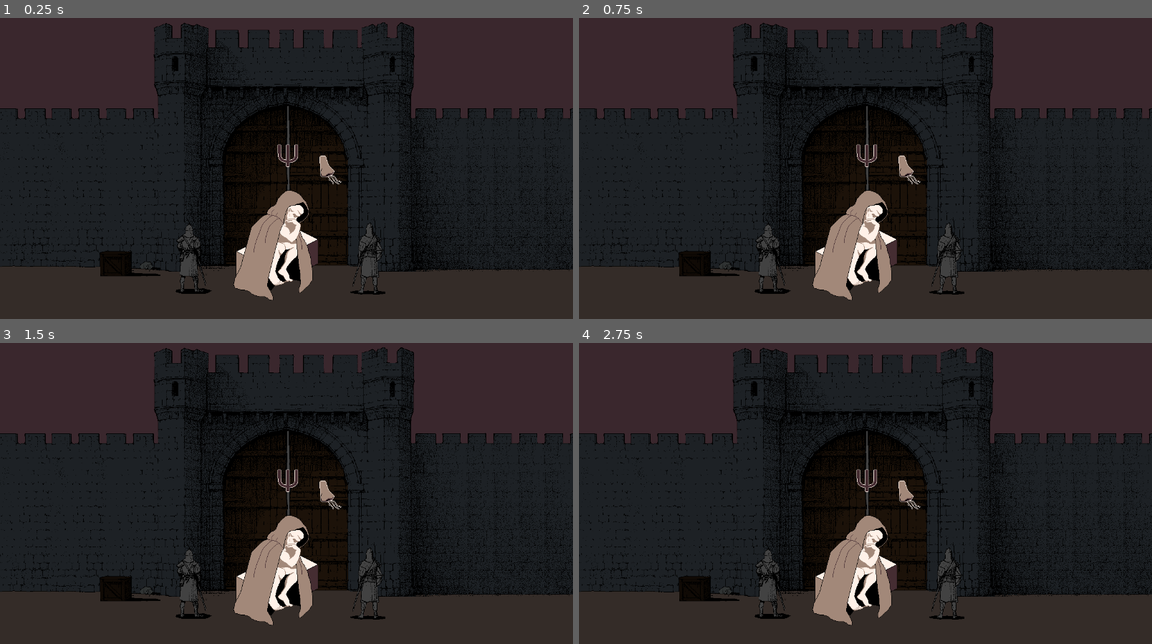
Above: before the commit, frames 1-4 (two rows, left to right).
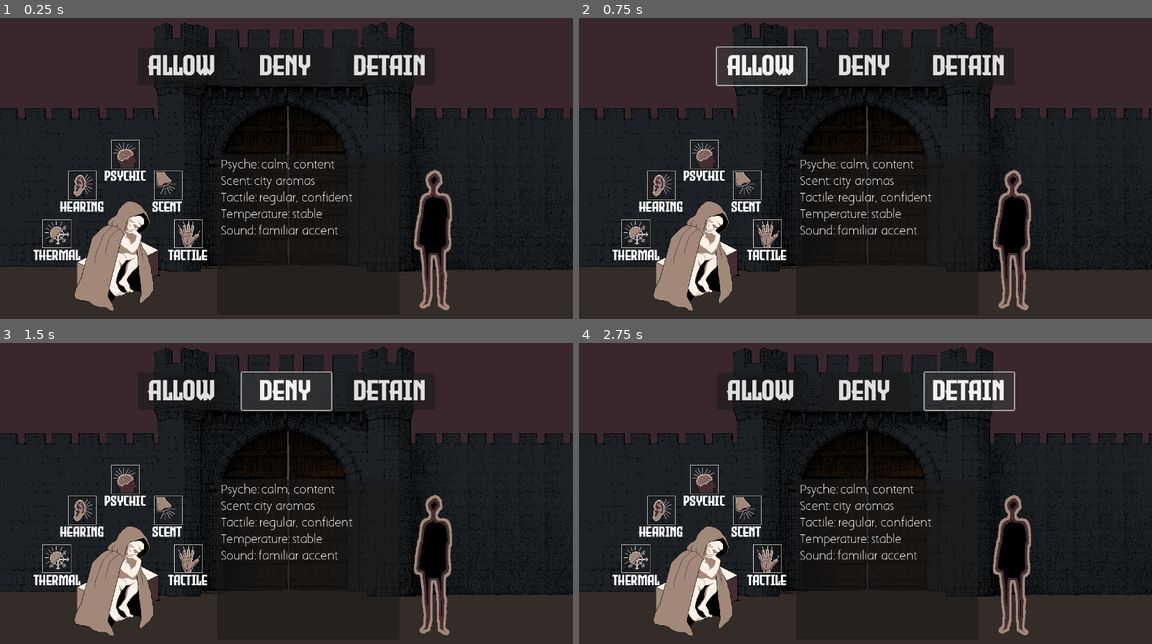
Above: after the commit, the same moments.

Repository: adamico/gatekeeper-insight
Game: Godot game, scene res://scenes/main.tscn
The game is run twice, just before and just after one commit, with the same random seed, the same clock (stepped at 60 frames per second) and the same inputs.
Inputs (mouse positions are in pixels of both pictures, inside the frame that each line leads up to):
- Up to frame 1 (0.25 s): no input
- Up to frame 2 (0.75 s): click (762, 66) at 0.5 s, where only the run after the commit has a clickable "Allow"
- Up to frame 3 (1.5 s): click (286, 391) at 1.25 s, where only the run after the commit has a clickable "Deny"
- Up to frame 4 (2.75 s): click (968, 391) at 2 s, where only the run after the commit has a clickable "Detain"

The runs differ from the first frame. In frame 1, 14% of the frame differs, in the area x 5-79%, y 12-98%; in frame 2, 14%, in the area x 5-79%, y 9-98%; in frame 3, 14%; in frame 4, 14%.

Commit message:
restructured main scene, added theme, bodies

Diff:
--- /dev/null
+++ b/resources/stats_theme.tres
@@ -0,0 +1,7 @@
+[gd_resource type="Theme" load_steps=2 format=3 uid="uid://cy61b8kvmmaai"]
+
+[ext_resource type="FontFile" uid="uid://b18ldswmcwi1i" path="res://assets/fonts/AaarghNormal-BL595.ttf" id="1_b2liu"]
+
+[resource]
+default_font = ExtResource("1_b2liu")
+default_font_size = 24
--- /dev/null
+++ b/resources/theme.tres
@@ -0,0 +1,7 @@
+[gd_resource type="Theme" load_steps=2 format=3 uid="uid://rcmme2uurlhn"]
+
+[ext_resource type="FontFile" uid="uid://b3wwca5vu7ull" path="res://assets/fonts/EvilEmpire-lx5R0.ttf" id="1_d4nwg"]
+
+[resource]
+default_font = ExtResource("1_d4nwg")
+default_font_size = 64
--- a/scenes/main.tscn
+++ b/scenes/main.tscn
@@ -1,10 +1,12 @@
-[gd_scene load_steps=6 format=3 uid="uid://di1gy1dspp8h3"]
+[gd_scene load_steps=8 format=3 uid="uid://di1gy1dspp8h3"]
 
 [ext_resource type="Script" uid="uid://b6ghup2ua3vo" path="res://scripts/main.gd" id="1_jyhfs"]
 [ext_resource type="Texture2D" uid="uid://318mr7ueabam" path="res://assets/graphics/thinker.png" id="2_0wfyh"]
 [ext_resource type="Texture2D" uid="uid://cks3qexeltlwe" path="res://assets/graphics/background.png" id="2_sugp2"]
-[ext_resource type="Texture2D" uid="uid://b62letrm8km21" path="res://assets/graphics/psychic.png" id="4_tbgi4"]
-[ext_resource type="Texture2D" uid="uid://bheondsqtir4" path="res://assets/graphics/smell.png" id="5_tefeu"]
+[ext_resource type="Theme" uid="uid://rcmme2uurlhn" path="res://resources/theme.tres" id="3_tefeu"]
+[ext_resource type="Texture2D" uid="uid://7fim7g216b3u" path="res://assets/graphics/senses.png" id="4_jyhfs"]
+[ext_resource type="Texture2D" uid="uid://c5iw3nl88p88l" path="res://assets/graphics/bodies.png" id="5_tbgi4"]
+[ext_resource type="Theme" uid="uid://cy61b8kvmmaai" path="res://resources/stats_theme.tres" id="7_o6xl0"]
 
 [node name="Main" type="Node"]
 script = ExtResource("1_jyhfs")
@@ -16,26 +18,207 @@
 texture = ExtResource("2_sugp2")
 centered = false
 offset = Vector2(-849.797, -356.326)
-
-[node name="CanvasLayer" type="CanvasLayer" parent="."]
-
-[node name="World" type="Node2D" parent="."]
-position = Vector2(88, -64)
-
-[node name="GateKeeper" type="Sprite2D" parent="World"]
-position = Vector2(543, 591)
+metadata/_edit_lock_ = true
+
+[node name="Actions" type="Control" parent="."]
+layout_mode = 3
+anchors_preset = 0
+offset_right = 40.0
+offset_bottom = 40.0
+theme = ExtResource("3_tefeu")
+
+[node name="ActionsContainer" type="HBoxContainer" parent="Actions"]
+layout_mode = 1
+anchors_preset = 8
+anchor_left = 0.5
+anchor_top = 0.5
+anchor_right = 0.5
+anchor_bottom = 0.5
+offset_left = 174.0
+offset_top = 68.0
+offset_right = 1066.0
+offset_bottom = 152.0
+grow_horizontal = 2
+grow_vertical = 2
+theme_override_constants/separation = 32
+alignment = 1
+
+[node name="Allow" type="Button" parent="Actions/ActionsContainer"]
+custom_minimum_size = Vector2(200, 0)
+layout_mode = 2
+text = "Allow"
+
+[node name="Deny" type="Button" parent="Actions/ActionsContainer"]
+custom_minimum_size = Vector2(200, 0)
+layout_mode = 2
+text = "Deny"
+
+[node name="Detain" type="Button" parent="Actions/ActionsContainer"]
+custom_minimum_size = Vector2(200, 0)
+layout_mode = 2
+text = "Detain"
+
+[node name="GateKeeper" type="Node2D" parent="."]
+position = Vector2(286, 384)
+metadata/_edit_group_ = true
+
+[node name="GateKeeperSprite" type="Sprite2D" parent="GateKeeper"]
+position = Vector2(-11, 167)
 texture = ExtResource("2_0wfyh")
 
-[node name="Psychic" type="Sprite2D" parent="World"]
-position = Vector2(555, 394)
-texture = ExtResource("4_tbgi4")
-
-[node name="Scent" type="Sprite2D" parent="World"]
-position = Vector2(650, 426)
-texture = ExtResource("5_tefeu")
-
-[node name="Hearing" type="Sprite2D" parent="World"]
-
-[node name="Thermal" type="Sprite2D" parent="World"]
-
-[node name="Touch" type="Sprite2D" parent="World"]
+[node name="Senses" type="Node2D" parent="GateKeeper"]
+position = Vector2(-6, 28)
+
+[node name="Psychic" type="Sprite2D" parent="GateKeeper/Senses"]
+position = Vector2(0, -85)
+texture = ExtResource("4_jyhfs")
+hframes = 5
+
+[node name="PsychicLabel" type="Label" parent="GateKeeper/Senses/Psychic"]
+offset_left = -46.0
+offset_top = 32.0
+offset_right = 47.0
+offset_bottom = 66.0
+theme = ExtResource("3_tefeu")
+theme_override_font_sizes/font_size = 32
+text = "Psychic"
+
+[node name="Scent" type="Sprite2D" parent="GateKeeper/Senses"]
+position = Vector2(96, -16)
+texture = ExtResource("4_jyhfs")
+hframes = 5
+frame = 1
+
+[node name="ScentLabel" type="Label" parent="GateKeeper/Senses/Scent"]
+offset_left = -35.0
+offset_top = 32.0
+offset_right = 31.0
+offset_bottom = 66.0
+theme = ExtResource("3_tefeu")
+theme_override_font_sizes/font_size = 32
+text = "Scent"
+
+[node name="Hearing" type="Sprite2D" parent="GateKeeper/Senses"]
+position = Vector2(-96, -16)
+texture = ExtResource("4_jyhfs")
+hframes = 5
+frame = 2
+
+[node name="HearingLabel" type="Label" parent="GateKeeper/Senses/Hearing"]
+offset_left = -49.0
+offset_top = 32.0
+offset_right = 49.0
+offset_bottom = 66.0
+theme = ExtResource("3_tefeu")
+theme_override_font_sizes/font_size = 32
+text = "Hearing"
+
+[node name="Thermal" type="Sprite2D" parent="GateKeeper/Senses"]
+position = Vector2(-153, 92)
+texture = ExtResource("4_jyhfs")
+hframes = 5
+frame = 4
+
+[node name="ThermalLabel" type="Label" parent="GateKeeper/Senses/Thermal"]
+offset_left = -51.0
+offset_top = 32.0
+offset_right = 54.0
+offset_bottom = 66.0
+theme = ExtResource("3_tefeu")
+theme_override_font_sizes/font_size = 32
+text = "Thermal"
+metadata/_edit_use_anchors_ = true
+
+[node name="Tactile" type="Sprite2D" parent="GateKeeper/Senses"]
+position = Vector2(141, 92)
+texture = ExtResource("4_jyhfs")
+hframes = 5
+frame = 3
+
+[node name="TactileLabel" type="Label" parent="GateKeeper/Senses/Tactile"]
+offset_left = -44.0
+offset_top = 32.0
+offset_right = 43.0
+offset_bottom = 66.0
+theme = ExtResource("3_tefeu")
+theme_override_font_sizes/font_size = 32
+text = "Tactile"
+metadata/_edit_use_anchors_ = true
+
+[node name="Visitor" type="Node2D" parent="."]
+position = Vector2(791, 441)
+
+[node name="VisitorSprite" type="Sprite2D" parent="Visitor"]
+position = Vector2(181, 74)
+texture = ExtResource("5_tbgi4")
+hframes = 8
+
+[node name="VisitorStatsPanel" type="PanelContainer" parent="Visitor"]
+offset_left = -306.0
+offset_top = -115.0
+offset_right = 101.0
+offset_bottom = 244.0
+theme = ExtResource("7_o6xl0")
+
+[node name="MarginContainer" type="MarginContainer" parent="Visitor/VisitorStatsPanel"]
+layout_mode = 2
+theme_override_constants/margin_left = 8
+theme_override_constants/margin_top = 8
+
+[node name="VisitorStats" type="VBoxContainer" parent="Visitor/VisitorStatsPanel/MarginContainer"]
+layout_mode = 2
+
+[node name="Psyche" type="HBoxContainer" parent="Visitor/VisitorStatsPanel/MarginContainer/VisitorStats"]
+layout_mode = 2
+
+[node name="PsycheLabel" type="Label" parent="Visitor/VisitorStatsPanel/MarginContainer/VisitorStats/Psyche"]
+layout_mode = 2
+text = "Psyche:"
+
+[node name="PsycheValue" type="Label" parent="Visitor/VisitorStatsPanel/MarginContainer/VisitorStats/Psyche"]
+layout_mode = 2
+text = "calm, content"
+
+[node name="Scent" type="HBoxContainer" parent="Visitor/VisitorStatsPanel/MarginContainer/VisitorStats"]
+layout_mode = 2
+
+[node name="ScentLabel" type="Label" parent="Visitor/VisitorStatsPanel/MarginContainer/VisitorStats/Scent"]
+layout_mode = 2
+text = "Scent:"
+
+[node name="Scent" type="Label" parent="Visitor/VisitorStatsPanel/MarginContainer/VisitorStats/Scent"]
+layout_mode = 2
+text = "city aromas"
+
+[node name="Tactile" type="HBoxContainer" parent="Visitor/VisitorStatsPanel/MarginContainer/VisitorStats"]
+layout_mode = 2
+
+[node name="TactileLabel" type="Label" parent="Visitor/VisitorStatsPanel/MarginContainer/VisitorStats/Tactile"]
+layout_mode = 2
+text = "Tactile:"
+
+[node name="Tactile" type="Label" parent="Visitor/VisitorStatsPanel/MarginContainer/VisitorStats/Tactile"]
+layout_mode = 2
+text = "regular, confident"
+
+[node name="Thermal" type="HBoxContainer" parent="Visitor/VisitorStatsPanel/MarginContainer/VisitorStats"]
+layout_mode = 2
+
+[node name="ThermalLabel" type="Label" parent="Visitor/VisitorStatsPanel/MarginContainer/VisitorStats/Thermal"]
+layout_mode = 2
+text = "Temperature:"
+
+[node name="Thermal" type="Label" parent="Visitor/VisitorStatsPanel/MarginContainer/VisitorStats/Thermal"]
+layout_mode = 2
+text = "stable"
+
+[node name="Sound" type="HBoxContainer" parent="Visitor/VisitorStatsPanel/MarginContainer/VisitorStats"]
+layout_mode = 2
+
+[node name="SoundLabel" type="Label" parent="Visitor/VisitorStatsPanel/MarginContainer/VisitorStats/Sound"]
+layout_mode = 2
+text = "Sound:"
+
+[node name="Sound" type="Label" parent="Visitor/VisitorStatsPanel/MarginContainer/VisitorStats/Sound"]
+layout_mode = 2
+text = "familiar accent"
Binary file added: assets/fonts/AaarghNormal-BL595.ttf
Not shown, added: assets/fonts/AaarghNormal-BL595.ttf.import
Binary file added: assets/fonts/EvilEmpire-lx5R0.ttf
Not shown, added: assets/fonts/EvilEmpire-lx5R0.ttf.import
Binary file changed: assets/graphics/background.aseprite
Binary file changed: assets/graphics/background.png
Binary file added: assets/graphics/bodies.aseprite
Binary file added: assets/graphics/bodies.png
Not shown, added: assets/graphics/bodies.png.import
Binary file changed: assets/graphics/senses.aseprite
Binary file added: assets/graphics/senses.png
Not shown, added: assets/graphics/senses.png.import
